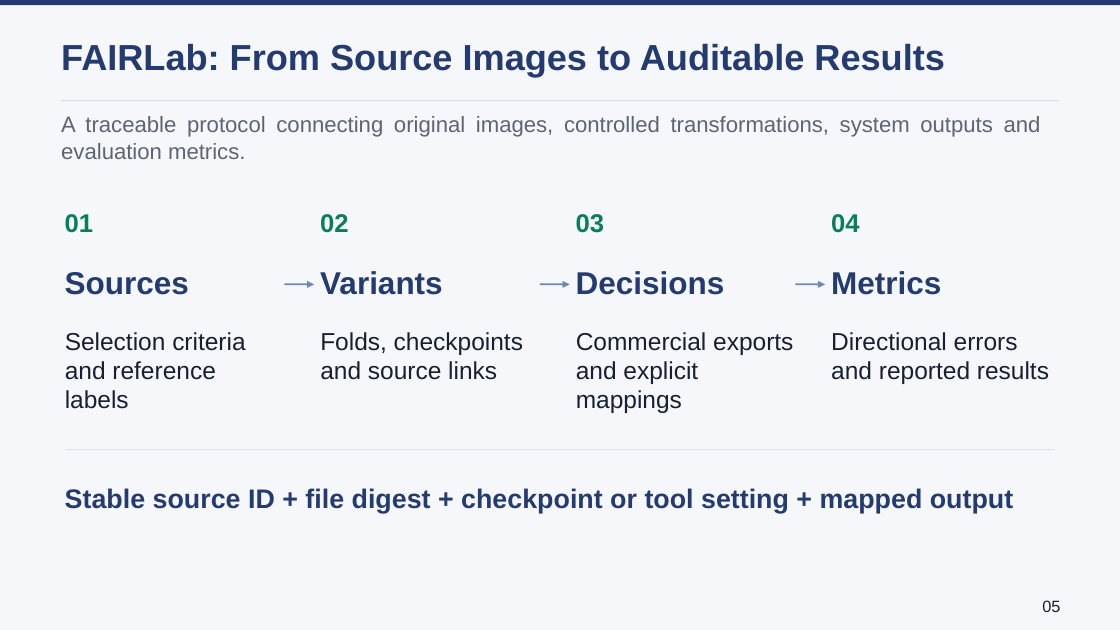
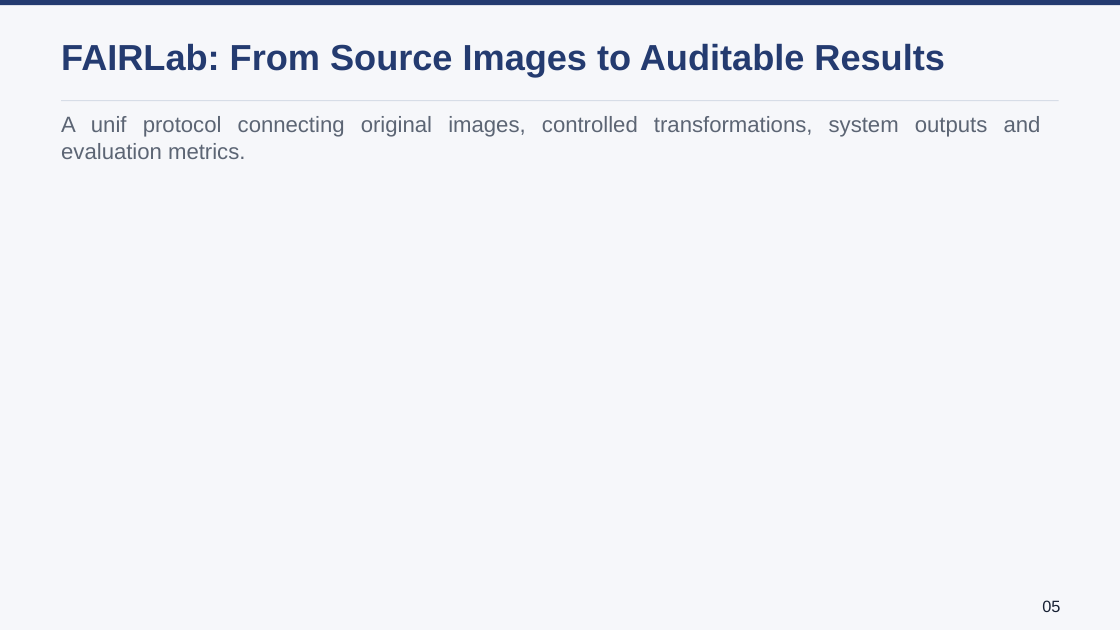
Before and after one commit to lmolinario/Molinario_Thesis_Defense_2026, a slide deck: slide 11 of Molinario_Thesis_Defense_2026.pptx (slide 6 before the commit). Drawn at 1120x630 pixels with LibreOffice and Linux fonts; fonts in the diff are those of the drawing. Boxes give left, top, right and bottom in pixels: in the first picture for what was removed or moved away, otherwise in the second. Text is boxed around its words. In the diff, an @@ line names an element or a change of style, - is before the commit and + after.

```diff
--- a/Molinario_Thesis_Defense_2026.pptx
+++ b/Molinario_Thesis_Defense_2026.pptx
@@ text at [61,116,1041,159]: text changed @@
-A traceable protocol connecting original images, controlled transformations, system outputs and evaluation metrics.
+A unif protocol connecting original images, controlled transformations, system outputs and evaluation metrics.
@@ text removed at [65,214,93,233] @@
-01
@@ text removed at [320,214,348,233] @@
-02
@@ text removed at [576,214,604,233] @@
-03
@@ text removed at [831,214,859,233] @@
-04
@@ text removed at [65,272,189,295] @@
-Sources
@@ arrow removed from (285, 285) to (314, 285) @@
@@ text removed at [320,271,443,295] @@
-Variants
@@ arrow removed from (540, 285) to (570, 285) @@
@@ text removed at [576,271,725,295] @@
-Decisions
@@ arrow removed from (796, 285) to (825, 285) @@
@@ text removed at [831,271,941,295] @@
-Metrics
@@ text removed at [65,332,245,409] @@
-Selection criteria
-and reference labels
@@ text removed at [320,332,523,380] @@
-Folds, checkpoints
-and source links
@@ text removed at [576,332,793,413] @@
-Commercial exports
-and explicit mappings
@@ text removed at [831,332,1049,384] @@
-Directional errors
-and reported results
@@ line removed from (65, 450) to (1055, 450) @@
@@ text removed at [65,488,1013,513] @@
-Stable source ID + file digest + checkpoint or tool setting + mapped output
```
Also in this commit, not shown: 1 other slide changed, 5 slides added.
